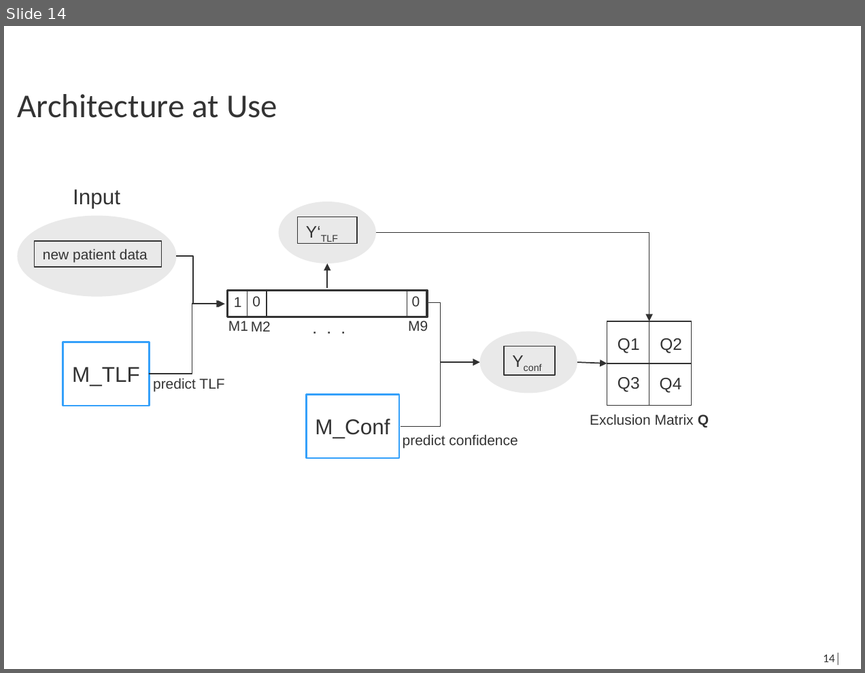
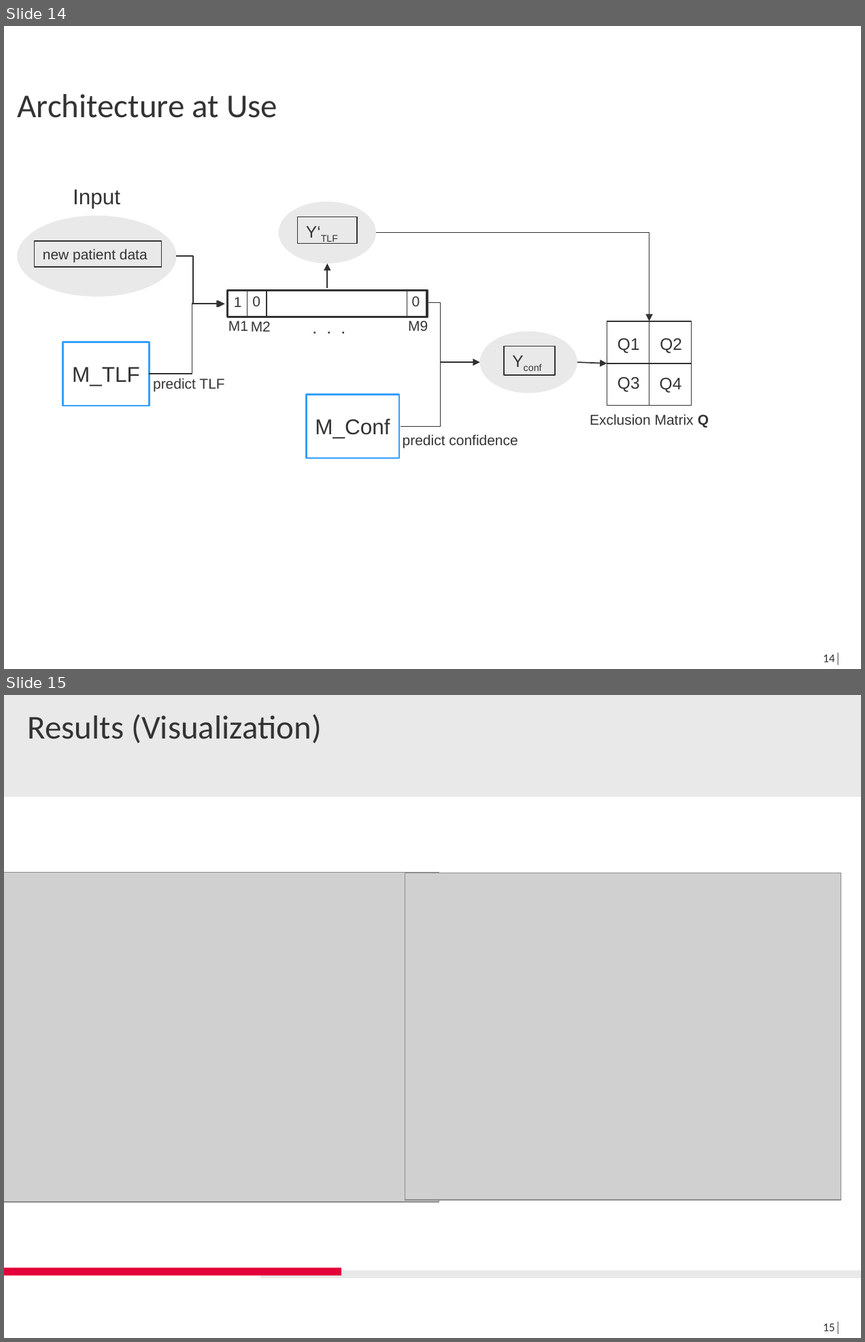
Before and after one commit to IceQueen1996/Masterarbeit, a slide deck: presentations/ProgressReport.pptx. Shown one above the other, each under a label of ours: slide 14 before the commit, slides 14 and 15 after it. The pictures are 865x673 and 865x1342 pixels, drawn with LibreOffice and Linux fonts; fonts in the diff are those of the drawing; grey boxes stand for pictures; background and template pictures are left out. Boxes give left, top, right and bottom in pixels: in the first picture for what was removed or moved away, otherwise in the second. Text is boxed around its words. In the diff, an @@ line names an element or a change of style, - is before the commit and + after.

Commit message:
updated prorep

```diff
--- a/presentations/ProgressReport.pptx
+++ b/presentations/ProgressReport.pptx
@@ slide 15 added at bbox=[4, 695, 861, 1338], background #FFFFFF @@
@@ rectangle added at bbox=[4, 695, 861, 797], fill #E9E9E9 @@
@@ title added at bbox=[28, 714, 322, 743], 28 pt, text #333333 @@
+Results (Visualization)
@@ picture added at bbox=[4, 872, 439, 1202] @@
@@ picture added at bbox=[405, 872, 841, 1200] @@
@@ rectangle added at bbox=[4, 1268, 341, 1275], fill #E4003A @@
@@ rectangle added at bbox=[260, 1270, 861, 1278], fill #E9E9E9 @@
@@ page number added at bbox=[823, 1321, 840, 1334], 10 pt, text #333333 @@
+15│
```
